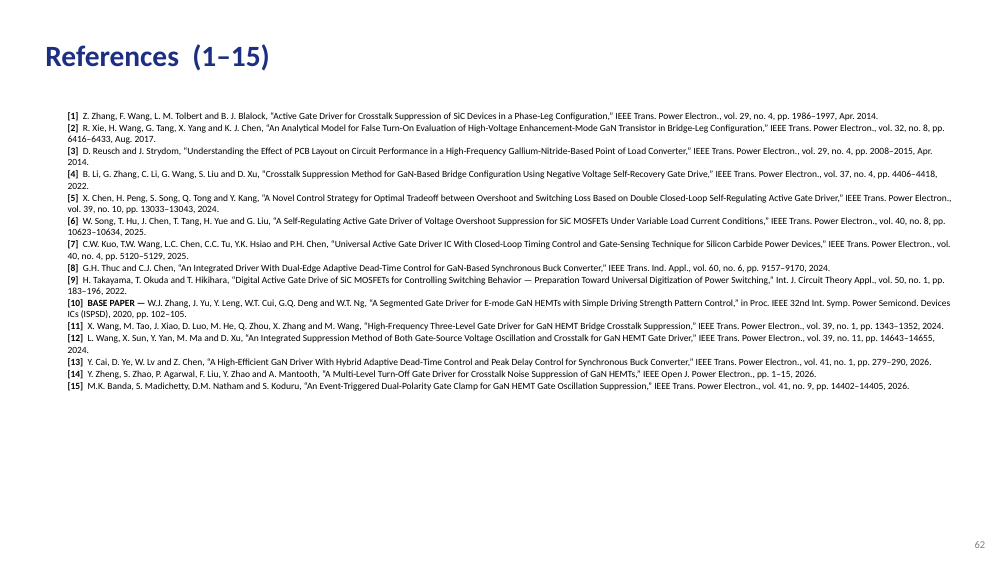
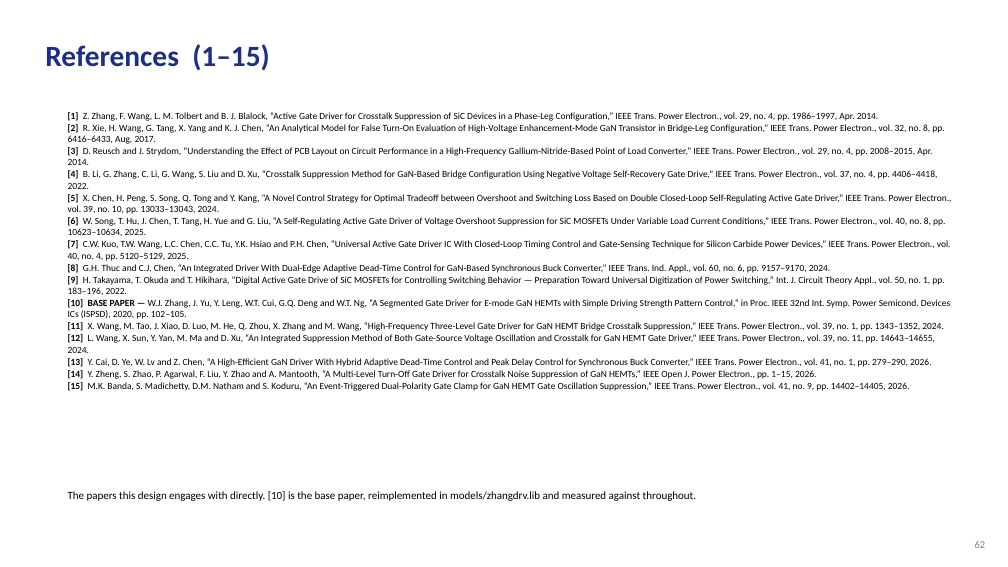
Before and after one commit to Amritha902/gan-driver, a slide deck: slide 62 of review/GaN_Review1_BACKUP.pptx. Drawn at 1008x567 pixels with LibreOffice and Linux fonts; fonts in the diff are those of the drawing. Boxes give left, top, right and bottom in pixels: in the first picture for what was removed or moved away, otherwise in the second. Text is boxed around its words. In the diff, an @@ line names an element or a change of style, - is before the commit and + after.

```diff
--- a/review/GaN_Review1_BACKUP.pptx
+++ b/review/GaN_Review1_BACKUP.pptx
@@ text added at (68, 491, 696, 501), 10.5 pt, text #000000 @@
+The papers this design engages with directly. [10] is the base paper, reimplemented in models/zhangdrv.lib and measured against throughout.
```
Also in this commit, not shown: 1 other slide changed, 24 other files.
